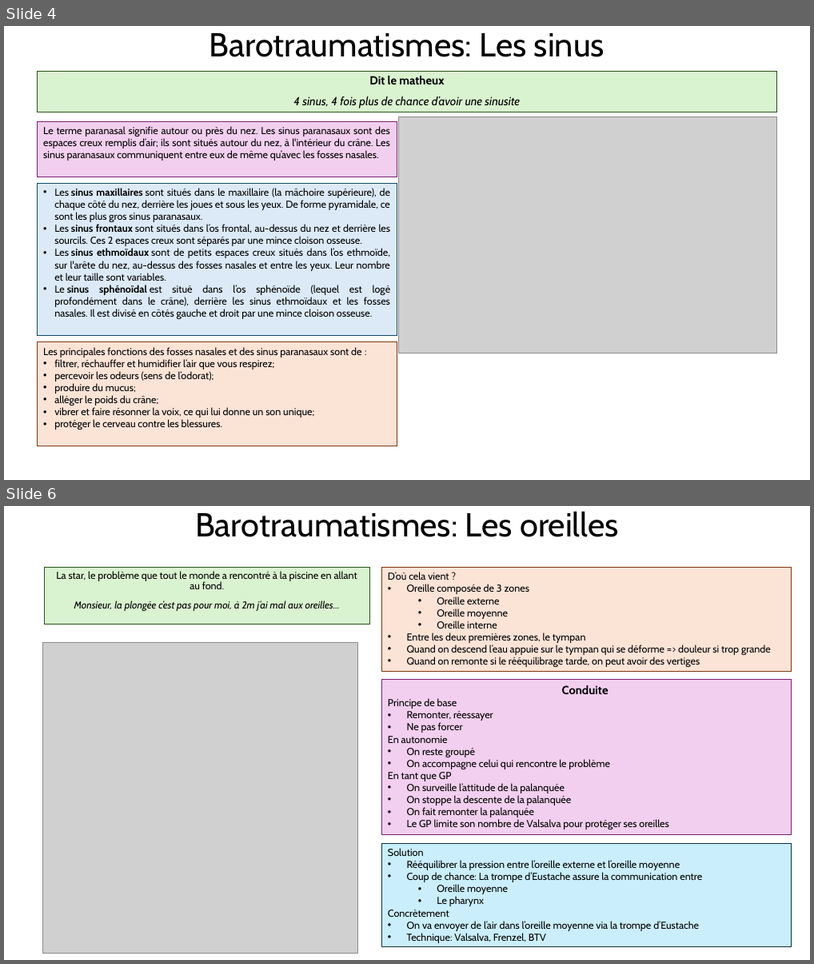
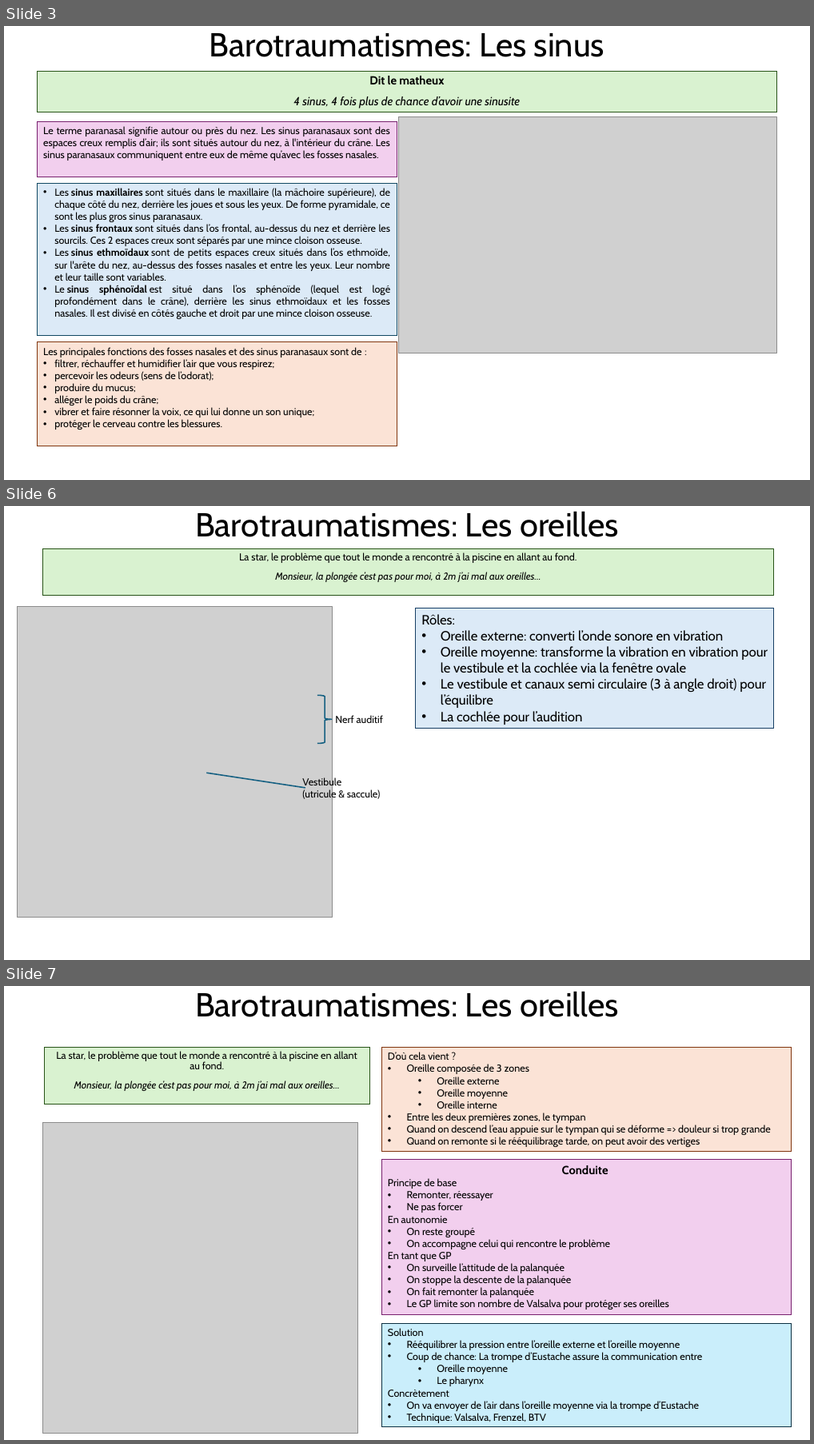
Before and after one commit to ArtigueOlivier/mf1, a slide deck: ppt/barotrauma.pptx. Shown one above the other, each under a label of ours: slides 4 and 6 before the commit, slides 3, 6 and 7 after it; the slides between them are not shown. The pictures are 814x964 and 814x1444 pixels, drawn with LibreOffice and Linux fonts; fonts in the diff are those of the drawing; grey boxes stand for pictures. Boxes give left, top, right and bottom in pixels: in the first picture for what was removed or moved away, otherwise in the second. Text is boxed around its words. In the diff, an @@ line names an element or a change of style, - is before the commit and + after.

```diff
--- a/ppt/barotrauma.pptx
+++ b/ppt/barotrauma.pptx
@@ slide 6 added at (x1=4, y1=506, x2=810, y2=960), background #FFFFFF @@
@@ title added at (x1=195, y1=511, x2=619, y2=537), 39.6 pt, text #000000 @@
+Barotraumatismes: Les oreilles
@@ text added at (x1=42, y1=549, x2=774, y2=595), fill #D9F2D0, outline #275417 0.75 pt, 12 pt, text #000000 @@
+La star, le problème que tout le monde a rencontré à la piscine en allant au fond.
+Monsieur, la plongée c’est pas pour moi, à 2m j’ai mal aux oreilles…
@@ rectangle added at (x1=416, y1=608, x2=774, y2=728), fill #DCEAF7, outline #163E64 0.75 pt, 16 pt, text #000000 @@
+Rôles:
+• Oreille externe: converti l’onde sonore en vibration
+• Oreille moyenne: transforme la vibration en vibration pour le vestibule et la cochlée via la fenêtre ovale
+• Le vestibule et canaux semi circulaire (3 à angle droit) pour l’équilibre
+• La cochlée pour l’audition
@@ group added at (x1=18, y1=607, x2=383, y2=916): 2 texts, 1 picture, 1 line, 1 right brace @@
+Vestibule
+(utricule & saccule)
+Nerf auditif
@@ what was slide 4 is now slide 3 @@
@@ what was slide 6 is now slide 7 @@
```
Also in this commit, not shown: 2 slides changed, 1 other slide added, 1 slide removed, 4 other files.
